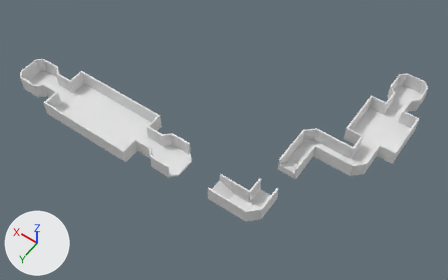
The FBX model StageData/Stage_1.fbx, before and after one commit.
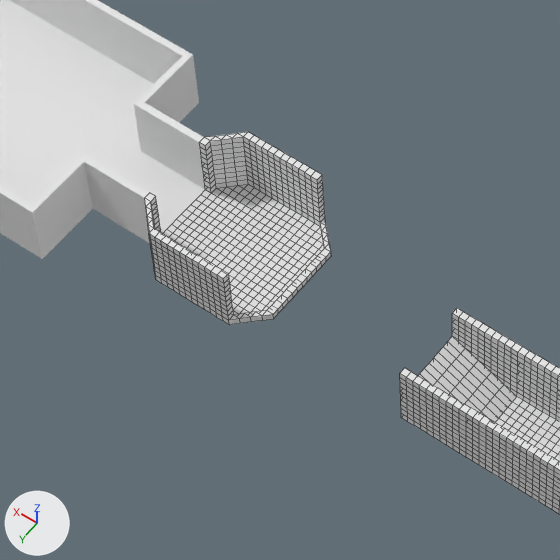
Each version is shown whole from a 50 mm camera at (-59.6, 281.3, 293.7) aimed at (77.9, 88.8, -8.9), then close up on the part from 26% to 55% of the width and 37% to 83% of the height. The lights are fixed; the arrows at lower left show +X, +Y and +Z. The close-ups show mesh edges as thin lines. Where no turn or scale is listed for an object, it has been applied to the vertices. Vertices at the same position are counted once.

Objects in the first close-up: '平面.007', '平面.008', '平面.009', '平面.010', '平面.011', '平面.012'.
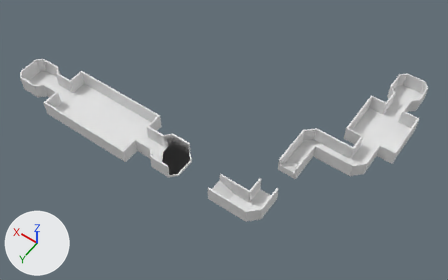
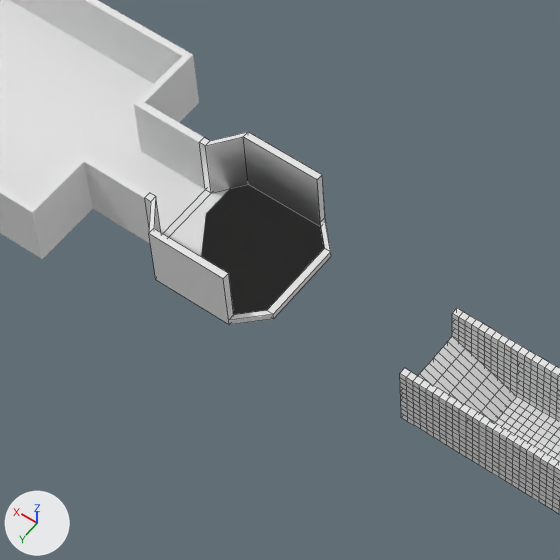
What the commit changed:
me_平面_018 is used by ob_平面_010; location (85.0, 130.0, 10.0).
me_平面_018 had 1137 vertices, 1124 faces and spanned x -10.0..10.0, y -10.0..10.0, z 0.0..10.0.
me_平面_018 now has 44 vertices, 40 faces and spans x -10.0..10.0, y -10.0..10.0, z 0.0..10.0.
me_平面_018 part 1: 1093 vertices removed from x -10.0..10.0, y -10.0..10.0, z 0.0..10.0.

Boxes (x1, y1, x2, y2) around the edits, measured in the close-ups (560 x 560 px):
part 1 of me_平面_018, deleted: before (145, 132, 331, 325)
